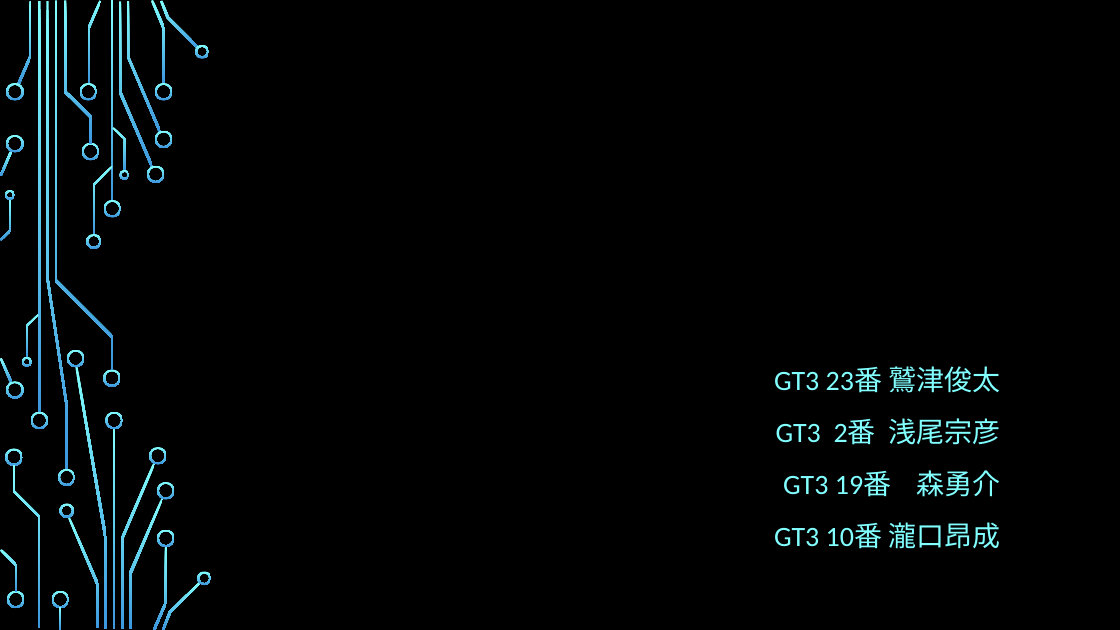
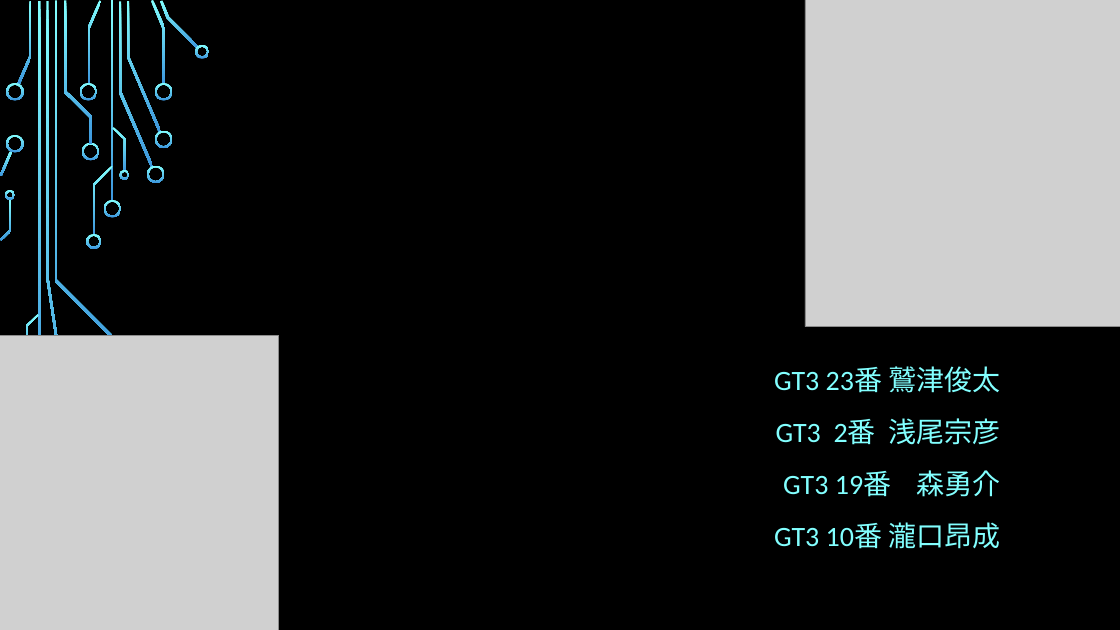
Before and after one commit to potohu9/Survior, a slide deck: slide 1 of Docs/Survivor.pptx. Drawn at 1120x630 pixels with LibreOffice and Linux fonts; fonts in the diff are those of the drawing; grey boxes stand for pictures; background and template pictures are left out. Boxes give left, top, right and bottom in pixels: in the first picture for what was removed or moved away, otherwise in the second. Text is boxed around its words. In the diff, an @@ line names an element or a change of style, - is before the commit and + after.

```diff
--- a/Docs/Survivor.pptx
+++ b/Docs/Survivor.pptx
@@ picture added at (805,0,1120,326) @@
@@ picture added at (0,335,278,630) @@
@@ group removed at (0,350,212,630): 24 freeform shapes, 2 rectangles @@
```
Also in this commit, not shown: 4 other slides changed.
